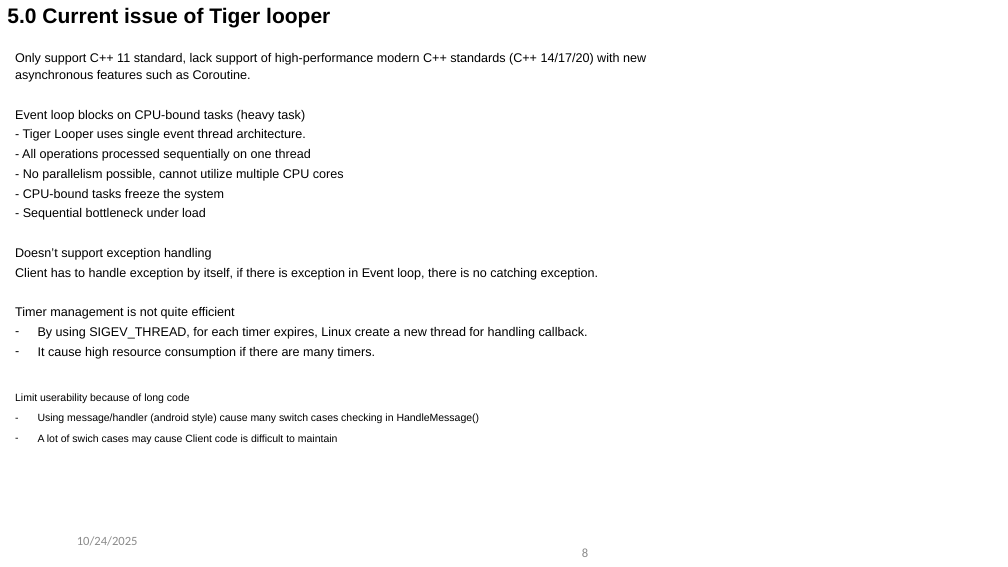
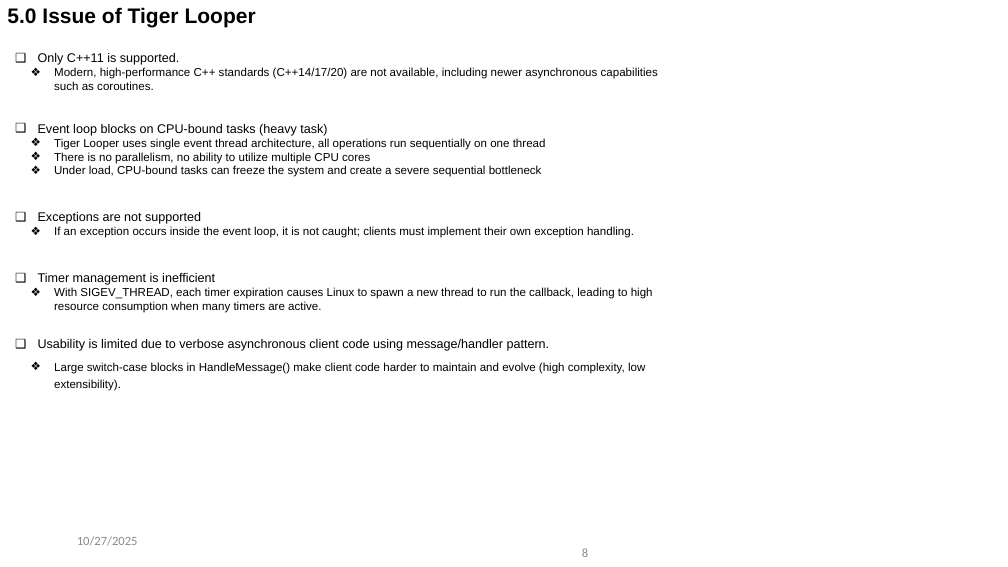
Before and after one commit to taikt/sw_task, a slide deck: slide 8 of doc/2025_SW_Task_Event_Loop_tai2.tran_v1.5.pptx. Drawn at 1008x567 pixels with LibreOffice and Linux fonts; fonts in the diff are those of the drawing. Boxes give left, top, right and bottom in pixels: in the first picture for what was removed or moved away, otherwise in the second. Text is boxed around its words. In the diff, an @@ line names an element or a change of style, - is before the commit and + after.

Commit message:
update

```diff
--- a/doc/2025_SW_Task_Event_Loop_tai2.tran_v1.5.pptx
+++ b/doc/2025_SW_Task_Event_Loop_tai2.tran_v1.5.pptx
@@ text at (x1=7, y1=7, x2=256, y2=27): text changed @@
-5.0 Current issue of Tiger looper
+5.0 Issue of Tiger Looper
@@ text at (x1=38, y1=53, x2=658, y2=90): text changed; size 12 to 11 pt @@
-Only support C++ 11 standard, lack support of high-performance modern C++ standards (C++ 14/17/20) with new asynchronous features such as Coroutine.
+❑ Only C++11 is supported.
+  ❖ Modern, high‑performance C++ standards (C++14/17/20) are not available, including newer asynchronous capabilities such as coroutines.
@@ text at (x1=38, y1=138, x2=653, y2=391): text changed; size 12 to 11 pt @@
-- Tiger Looper uses single event thread architecture.
-- All operations processed sequentially on one thread
-- No parallelism possible, cannot utilize multiple CPU cores
-- CPU-bound tasks freeze the system
-- Sequential bottleneck under load
-Doesn’t support exception handling
-Client has to handle exception by itself, if there is exception in Event loop, there is no catching exception.
-Timer management is not quite efficient
-– By using SIGEV_THREAD, for each timer expires, Linux create a new thread for handling callback.
-– It cause high resource consumption if there are many timers.
-Limit userability because of long code
-– Using message/handler (android style) cause many switch cases checking in HandleMessage()
-– A lot of swich cases may cause Client code is difficult to maintain
+  ❖ Tiger Looper uses single event thread architecture, all operations run sequentially on one thread
+  ❖ There is no parallelism, no ability to utilize multiple CPU cores
+  ❖ Under load, CPU-bound tasks can freeze the system and create a severe sequential bottleneck
+❑ Exceptions are not supported
+  ❖ If an exception occurs inside the event loop, it is not caught; clients must implement their own exception handling.
+❑ Timer management is inefficient
+  ❖ With SIGEV_THREAD, each timer expiration causes Linux to spawn a new thread to run the callback, leading to high resource consumption when many timers are active.
+❑ Usability is limited due to verbose asynchronous client code using message/handler pattern.
+  ❖ Large switch-case blocks in HandleMessage() make client code harder to maintain and evolve (high complexity, low extensibility).
@@ text at (x1=38, y1=124, x2=327, y2=136): bullet none to ❑ @@
@@ text at (x1=77, y1=536, x2=138, y2=546): text changed @@
-10/24/2025
+10/27/2025
```
Also in this commit, not shown: 40 other slides changed, 1 slide removed.
